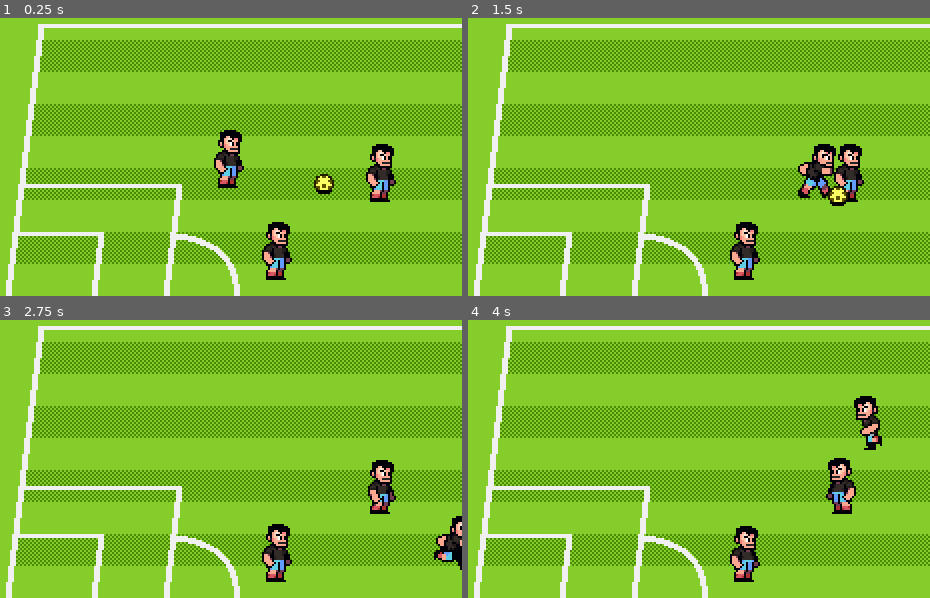
Above: before the commit, frames 1-4 (two rows, left to right).
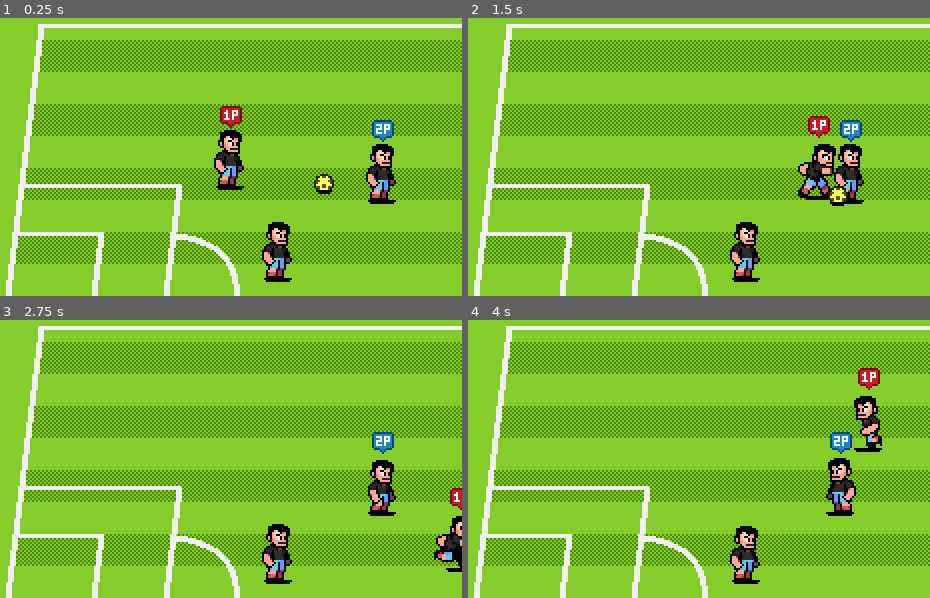
Above: after the commit, the same moments.

Repository: TechAoba/soccer-game
Game: Godot game, scene res://scenes/world.tscn
Same seed, same stepped clock (60 frames per second), same inputs: the game is played once before the commit and once after it.
Inputs:
- Up to frame 1 (0.25 s): no input
- Up to frame 2 (1.5 s): hold D (p1_right) 0.53-1.28 s; tap F (p1_pass) at 0.6 s; hold S (p1_down) from 1.28 s (still down); tap G (p1_shoot) at 1.35 s
- Up to frame 3 (2.75 s): release S (p1_down) at 2.03 s; hold D (p1_right) from 2.03 s (still down); tap Down (p2_down) at 2.1 s
- Up to frame 4 (4 s): release D (p1_right) at 2.78 s; hold W (p1_up) 2.78-3.53 s; tap Left (p2_left) at 2.85 s; hold A (p1_left) from 3.53 s (still down); tap [ (p2_pass) at 3.6 s

The runs differ from the first frame. In frame 1, 0.8% of the frame differs, in the area x 46-86%, y 31-95%; in frame 2, 0.8%; in frame 3, 0.6%; in frame 4, 0.8%, in the area x 57-90%, y 17-95%.

Commit message:
add shadow and control indicator

Diff:
--- a/scenes/characters/player.gd
+++ b/scenes/characters/player.gd
@@ -3,6 +3,12 @@
 
 enum ControlScheme { CPU, P1, P2 }
 enum State { MOVING, TACKLING, RECOVERING, PREP_SHOOT, SHOOTING, PASSING }
+
+const CONTROL_SCHEME_MAP : Dictionary = {
+	ControlScheme.CPU : preload("res://assets/art/props/cpu.png"),
+	ControlScheme.P1 : preload("res://assets/art/props/1p.png"),
+	ControlScheme.P2 : preload("res://assets/art/props/2p.png"),
+}
 
 @export var ball: Ball
 @export var control_scheme: ControlScheme
@@ -10,6 +16,7 @@
 @export var power: float = 70.0
 
 @onready var animation_player: AnimationPlayer = %AnimationPlayer
+@onready var control_sprite: Sprite2D = %ControlSprite
 @onready var player_sprite: Sprite2D = %PlayerSprite
 @onready var teammate_detection_area: Area2D = %TeammateDetectionArea
 
@@ -18,11 +25,13 @@
 var state_factory := PlayerStateFactory.new()
 
 func _ready() -> void:
+	set_control_texture()
 	switch_state(State.MOVING)
 
 
 func _process(_delta: float) -> void:
 	flip_sprite()
+	set_sprite_visibility()
 	# 让玩家移动起来，直接使用move_and_slide()即可
 	move_and_slide()
 
@@ -59,8 +68,17 @@
 		player_sprite.flip_h = true
 
 
+func set_sprite_visibility() -> void:
+	# 持球的CPU或者真人玩家会显示control标志
+	control_sprite.visible = has_ball() or not control_scheme == ControlScheme.CPU
+
+
 func has_ball() -> bool:
 	return ball.carrier == self
+
+
+func set_control_texture() -> void:
+	control_sprite.texture = CONTROL_SCHEME_MAP[control_scheme]
 
 
 func on_animation_complete() -> void:
--- a/scenes/characters/player.tscn
+++ b/scenes/characters/player.tscn
@@ -1,7 +1,9 @@
-[gd_scene load_steps=12 format=3 uid="uid://b6bluyy5ydxtf"]
+[gd_scene load_steps=14 format=3 uid="uid://b6bluyy5ydxtf"]
 
 [ext_resource type="Texture2D" uid="uid://cf3ybocgo0ptw" path="res://assets/art/characters/soccer-player.png" id="1_rp718"]
 [ext_resource type="Script" uid="uid://16s25swg56yt" path="res://scenes/characters/player.gd" id="1_yewv4"]
+[ext_resource type="Texture2D" uid="uid://jaulku25rmhn" path="res://assets/art/characters/player-shadow.png" id="3_76oj4"]
+[ext_resource type="Texture2D" uid="uid://ovb11cduo4q3" path="res://assets/art/props/1p.png" id="3_dyp2m"]
 
 [sub_resource type="Animation" id="Animation_76oj4"]
 length = 0.001
@@ -166,6 +168,13 @@
 hframes = 6
 vframes = 13
 
+[node name="ControlSprite" type="Sprite2D" parent="PlayerSprite"]
+unique_name_in_owner = true
+position = Vector2(0, -35)
+texture = ExtResource("3_dyp2m")
+centered = false
+offset = Vector2(-7, -6)
+
 [node name="AnimationPlayer" type="AnimationPlayer" parent="."]
 unique_name_in_owner = true
 libraries = {
@@ -186,3 +195,8 @@
 
 [node name="CollisionShape2D" type="CollisionPolygon2D" parent="TeammateDetectionArea"]
 polygon = PackedVector2Array(0, -40, 280, -150, 330, -100, 330, 100, 280, 150, 0, 40)
+
+[node name="ShadowSprite" type="Sprite2D" parent="."]
+texture = ExtResource("3_76oj4")
+centered = false
+offset = Vector2(-8, -15)
